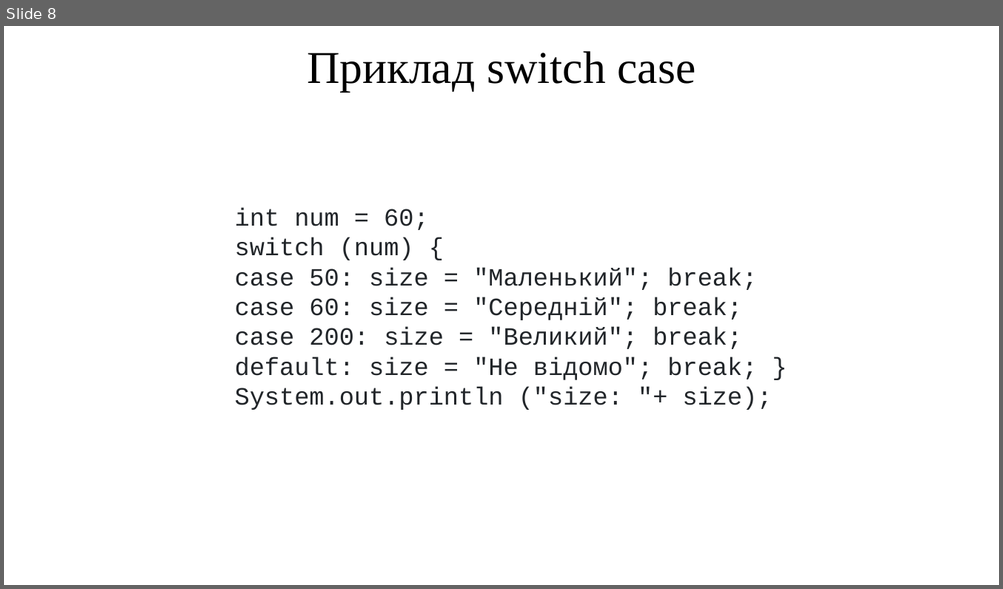
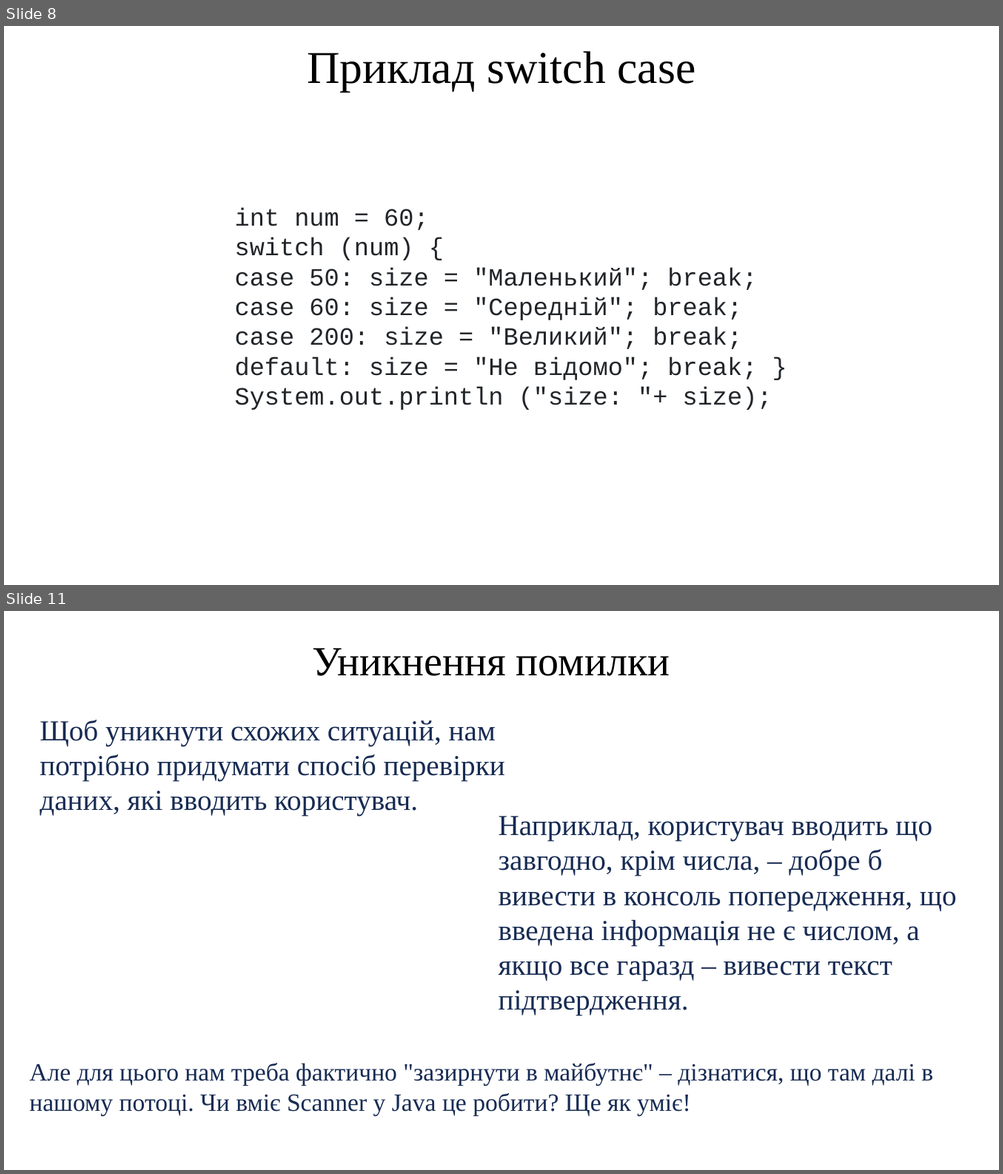
Before and after one commit to arg3ntuum/JavaCourse, a slide deck: Java Урок 3 ifelse switch.pptx. Shown one above the other, each under a label of ours: slide 8 before the commit, slides 8 and 11 after it; the slides between them are not shown. The pictures are 1003x589 and 1003x1174 pixels, drawn with LibreOffice and Linux fonts; fonts in the diff are those of the drawing. Boxes give left, top, right and bottom in pixels: in the first picture for what was removed or moved away, otherwise in the second. Text is boxed around its words. In the diff, an @@ line names an element or a change of style, - is before the commit and + after.

Commit message:
Зміна 1, 2, 3, 4
Було замінено теми, тепер інша ієрархія тем:
1. Вступний урок
2. Базові типи даних. Переведення в інші типи даних. Коментарі. Базове виведення інформації. Базові оператори
3. Умовні оператори. Взаємодія з користувачем

```diff
--- a/Java Урок 3 ifelse switch.pptx
+++ b/Java Урок 3 ifelse switch.pptx
@@ slide 11 added at bbox=[4, 611, 999, 1170], background #FFFFFF @@
@@ text added at bbox=[312, 648, 669, 676], 40 pt, text #000000 @@
+Уникнення помилки
@@ text added at bbox=[40, 720, 505, 815], 28 pt, text #172B53 @@
+Щоб уникнути схожих ситуацій, нам потрібно придумати спосіб перевірки даних, які вводить користувач.
@@ text added at bbox=[498, 816, 956, 1015], 28 pt, text #172B53 @@
+Наприклад, користувач вводить що завгодно, крім числа, – добре б вивести в консоль попередження, що введена інформація не є числом, а якщо все гаразд – вивести текст підтвердження.
@@ text added at bbox=[29, 1063, 933, 1116], 24 pt, text #172B53 @@
+Але для цього нам треба фактично "зазирнути в майбутнє" – дізнатися, що там далі в нашому потоці. Чи вміє Scanner у Java це робити? Ще як уміє!
```
Also in this commit, not shown: 6 other slides added, 3 other files.
